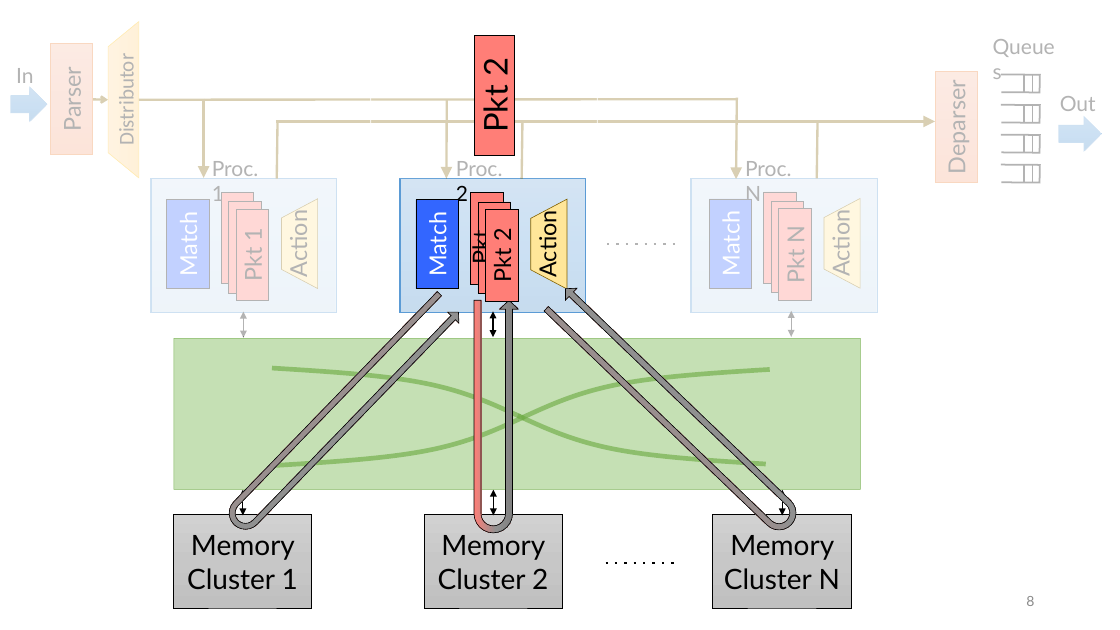
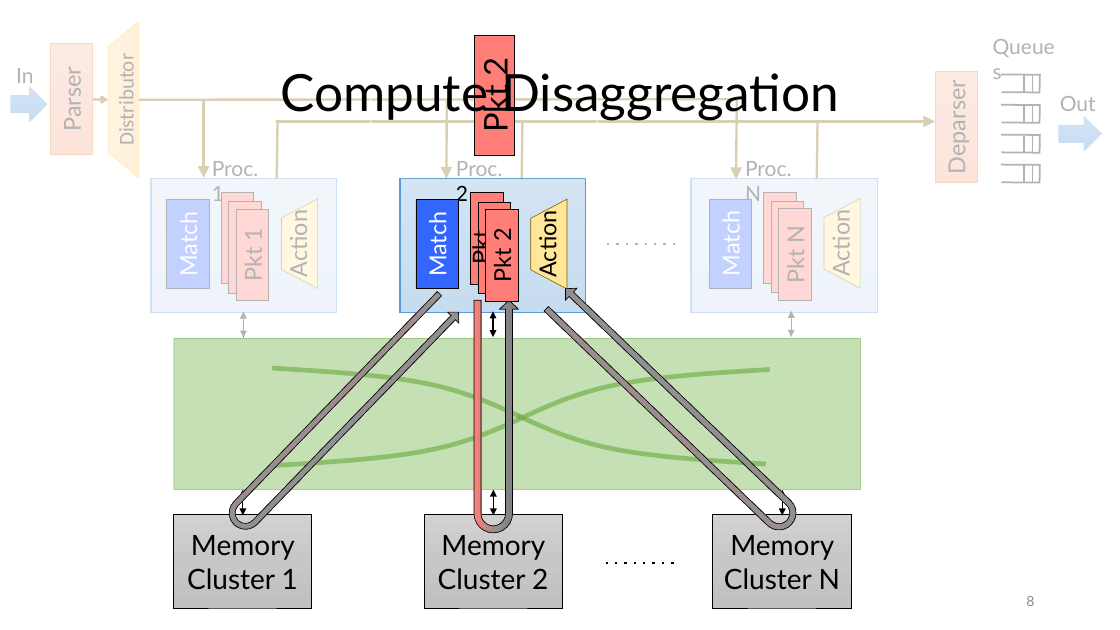
Before and after one commit to anirudhSK/drmt_talk, a slide deck: slide 8 of drmt_sigcomm.pptx. Drawn at 1120x630 pixels with LibreOffice and Linux fonts; fonts in the diff are those of the drawing. Boxes give left, top, right and bottom in pixels: in the first picture for what was removed or moved away, otherwise in the second. Text is boxed around its words. In the diff, an @@ line names an element or a change of style, - is before the commit and + after.

```diff
--- a/drmt_sigcomm.pptx
+++ b/drmt_sigcomm.pptx
@@ title added at (x1=280, y1=66, x2=839, y2=120), 44 pt, text #000000 @@
+Compute Disaggregation
```
Also in this commit, not shown: 3 other slides changed.
